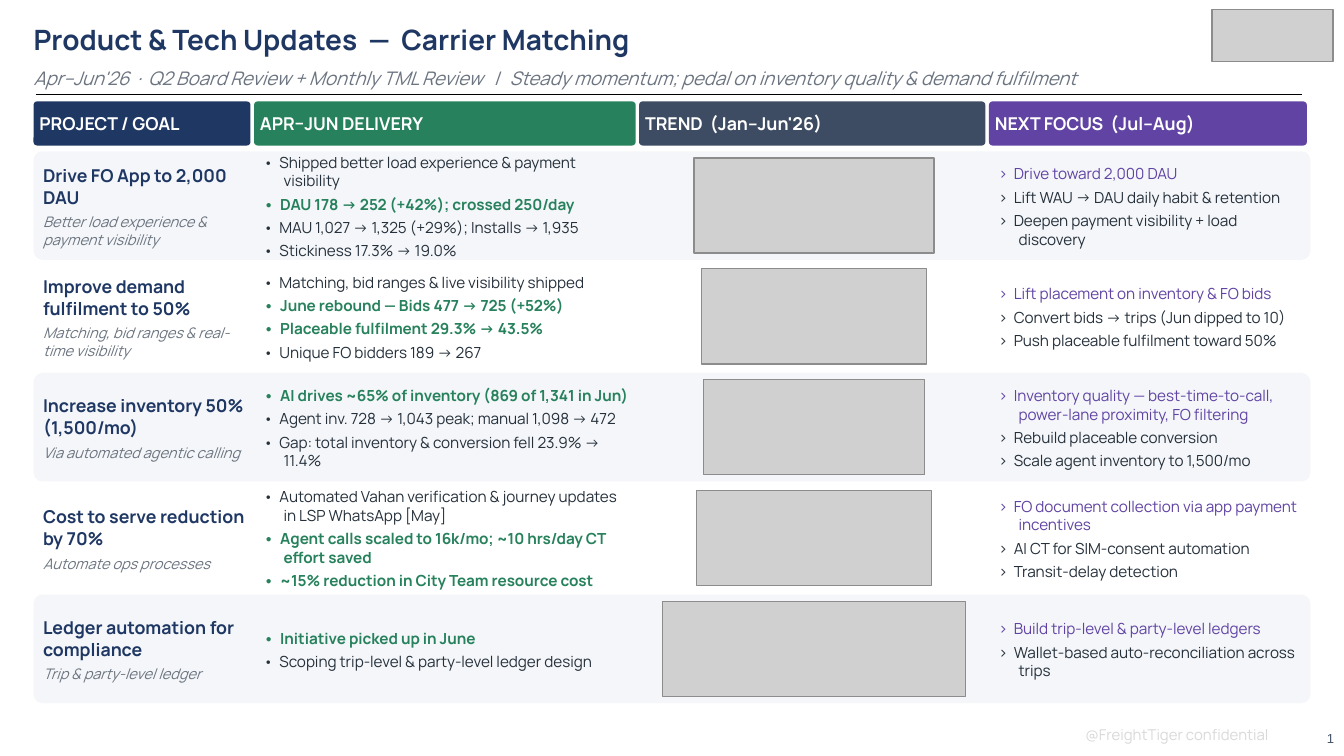
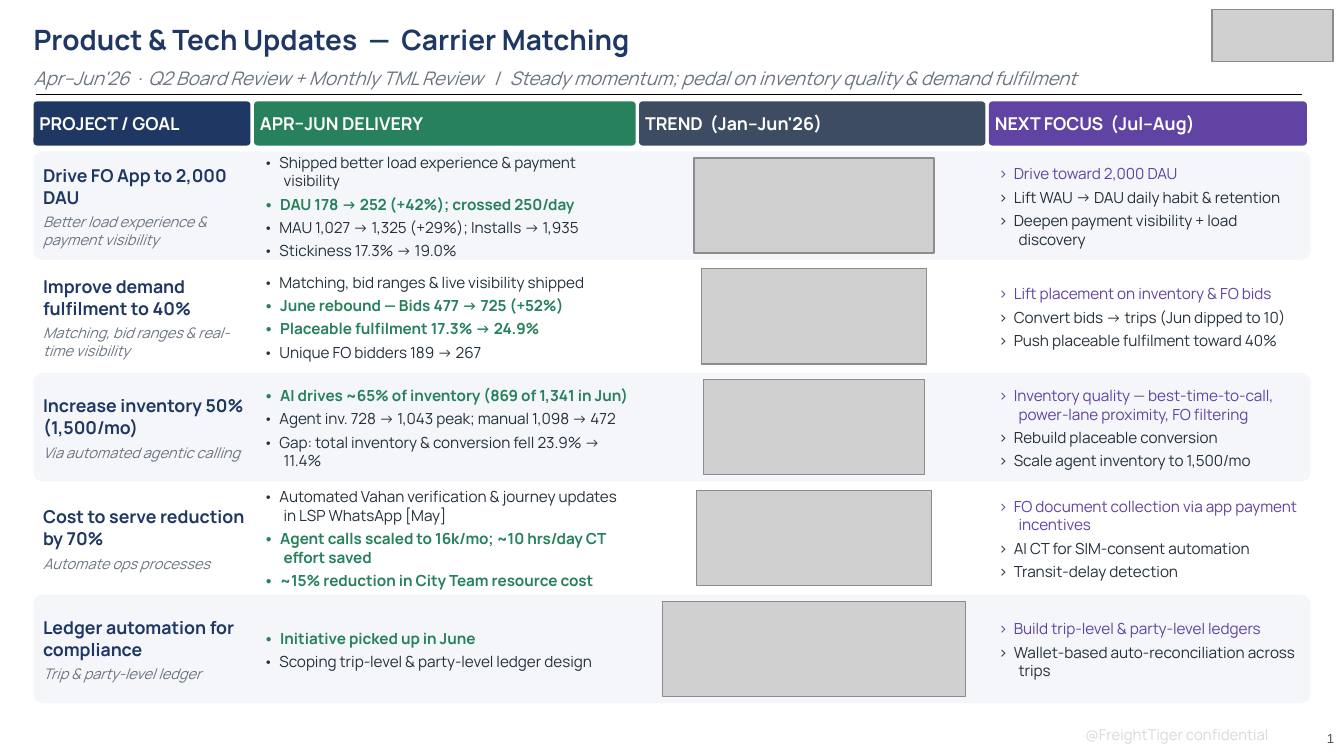
Before and after one commit to Devendra471/linear-prd-agent, a slide deck: slide 1 of board_review_q2_2026/TML_Review_CM_AprMayJun_2026_BoardReview.pptx. Drawn at 1344x756 pixels with LibreOffice and Linux fonts; fonts in the diff are those of the drawing; grey boxes stand for pictures. Boxes give left, top, right and bottom in pixels: in the first picture for what was removed or moved away, otherwise in the second. Text is boxed around its words. In the diff, an @@ line names an element or a change of style, - is before the commit and + after.

```diff
--- a/board_review_q2_2026/TML_Review_CM_AprMayJun_2026_BoardReview.pptx
+++ b/board_review_q2_2026/TML_Review_CM_AprMayJun_2026_BoardReview.pptx
@@ text at box(43, 280, 191, 316): text changed @@
-Improve demand fulfilment to 50%
+Improve demand fulfilment to 40%
@@ text at box(280, 322, 540, 335): text changed @@
-• Placeable fulfilment 29.3% → 43.5%
+• Placeable fulfilment 17.3% → 24.9%
@@ text at box(1014, 334, 1277, 350): text changed @@
-› Push placeable fulfilment toward 50%
+› Push placeable fulfilment toward 40%
```
Also in this commit, not shown: 4 other files.
